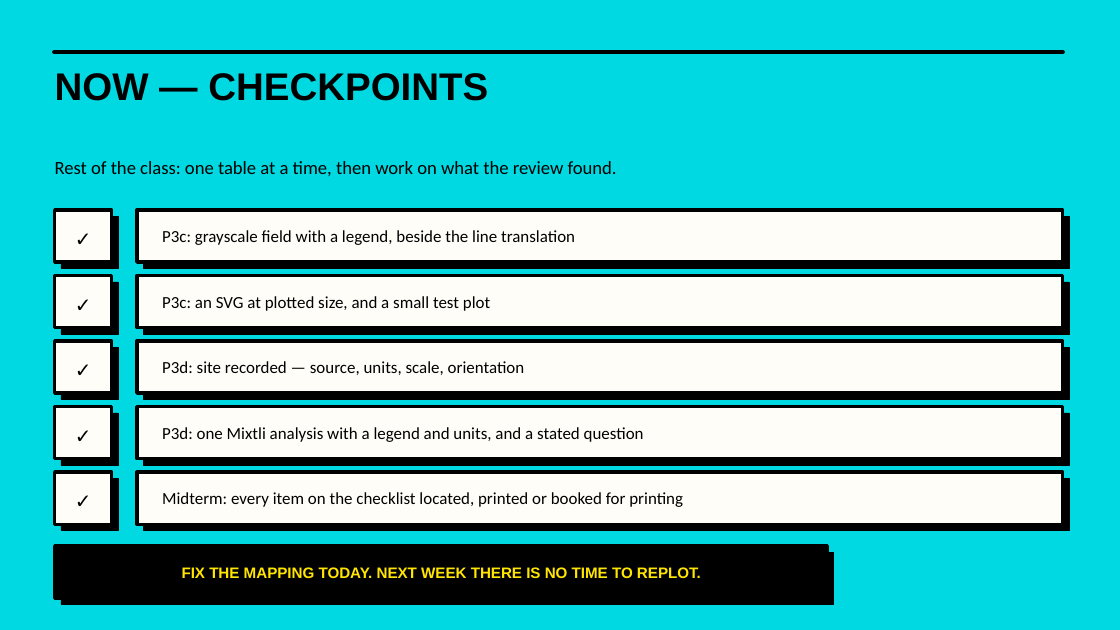
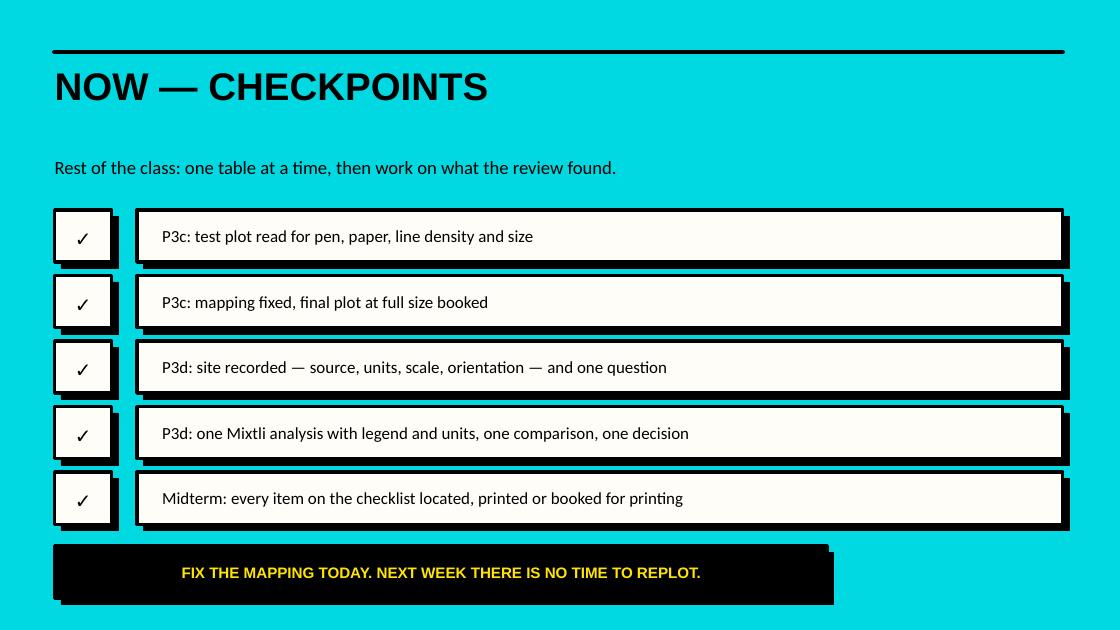
Before and after one commit to luigipacheco/arc3133, a slide deck: slide 9 of slides/ARC3133_Class09.pptx (slide 10 before the commit). Drawn at 1120x630 pixels with LibreOffice and Linux fonts; fonts in the diff are those of the drawing. Boxes give left, top, right and bottom in pixels: in the first picture for what was removed or moved away, otherwise in the second. Text is boxed around its words. In the diff, an @@ line names an element or a change of style, - is before the commit and + after.

```diff
--- a/slides/ARC3133_Class09.pptx
+++ b/slides/ARC3133_Class09.pptx
@@ text at (162,230,533,245): text changed @@
-P3c: grayscale field with a legend, beside the line translation
+P3c: test plot read for pen, paper, line density and size
@@ text at (162,296,488,311): text changed @@
-P3c: an SVG at plotted size, and a small test plot
+P3c: mapping fixed, final plot at full size booked
@@ text at (162,361,667,376): text changed @@
-P3d: site recorded — source, units, scale, orientation
+P3d: site recorded — source, units, scale, orientation — and one question
@@ text at (162,427,689,442): text changed @@
-P3d: one Mixtli analysis with a legend and units, and a stated question
+P3d: one Mixtli analysis with legend and units, one comparison, one decision
```
Also in this commit, not shown: 4 other slides changed, 4 slides added, 5 slides removed, 10 other files.
